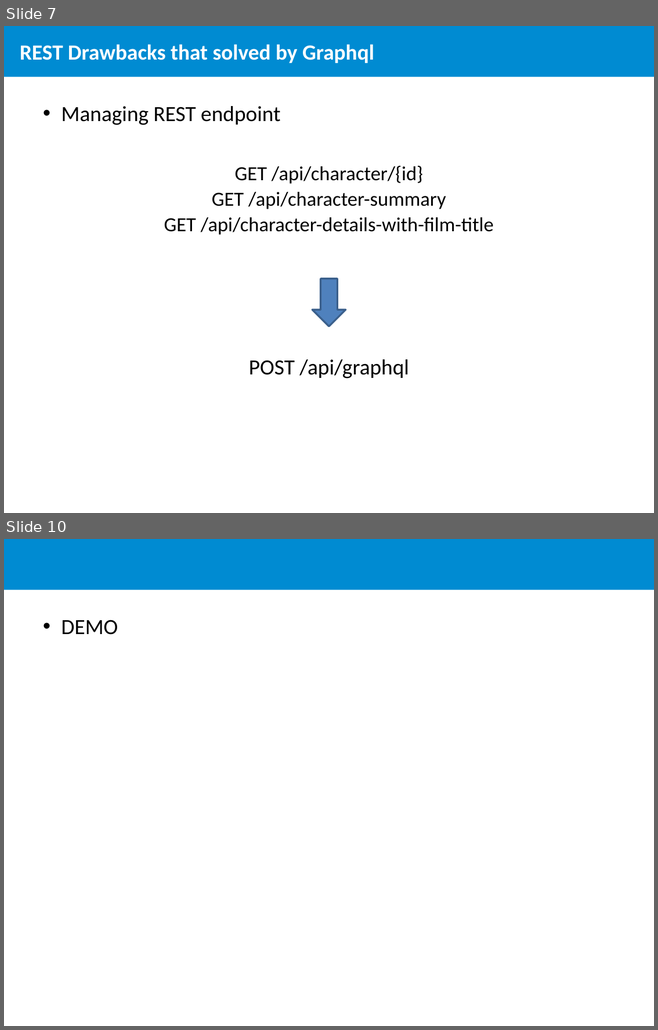
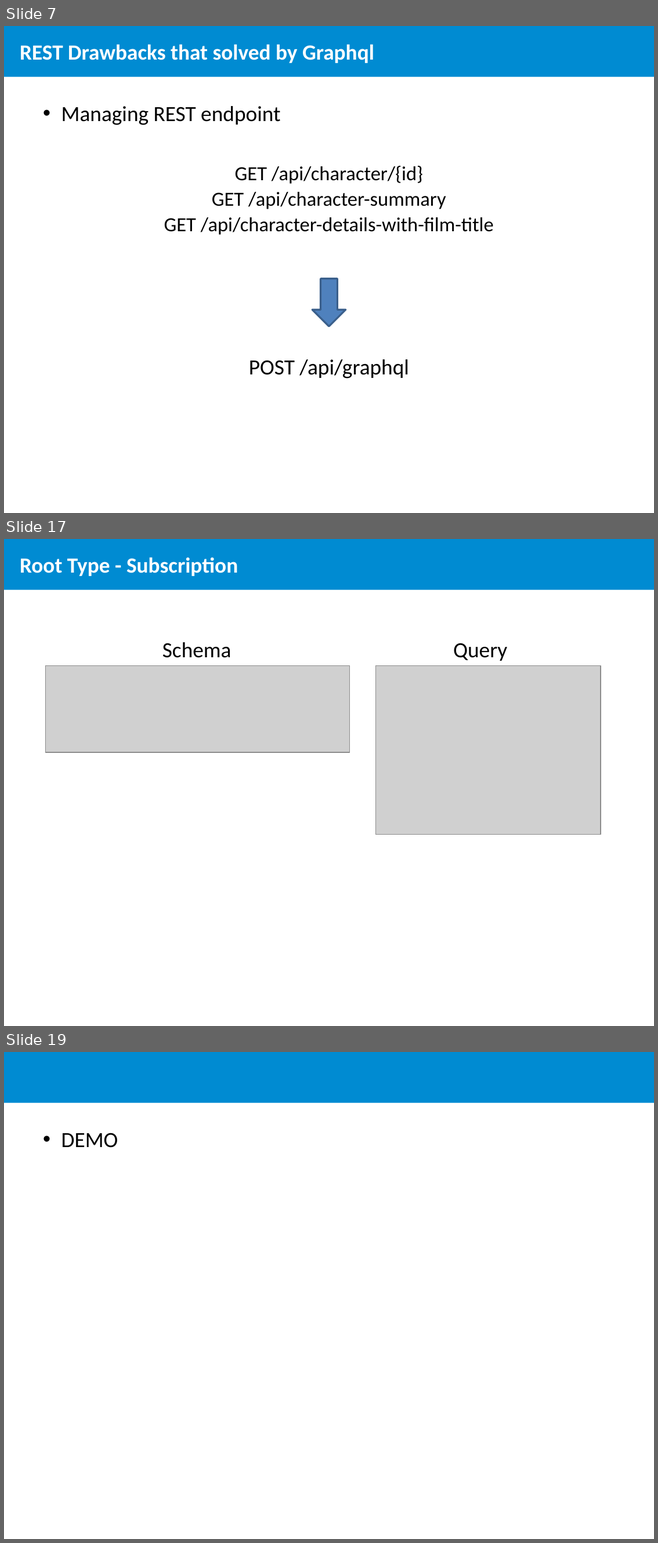
Before and after one commit to ElviraPratiwi/demoGraphql, a slide deck: Learn Graphql.pptx. Shown one above the other, each under a label of ours: slides 7 and 10 before the commit, slides 7, 17 and 19 after it; the slides between them are not shown. The pictures are 658x1030 and 658x1543 pixels, drawn with LibreOffice and Linux fonts; fonts in the diff are those of the drawing; grey boxes stand for pictures; background and template pictures are left out. Boxes give left, top, right and bottom in pixels: in the first picture for what was removed or moved away, otherwise in the second. Text is boxed around its words. In the diff, an @@ line names an element or a change of style, - is before the commit and + after.

```diff
--- a/Learn Graphql.pptx
+++ b/Learn Graphql.pptx
@@ slide 17 added at bbox=[4, 539, 654, 1026], background #FFFFFF; not listed: 1 template element that a slide beside it also shows @@
@@ title added at bbox=[20, 557, 238, 576], 24 pt, text #FFFFFF, bold @@
+Root Type - Subscription
@@ text added at bbox=[162, 642, 231, 658], 24 pt, text #000000 @@
+Schema
@@ text added at bbox=[453, 643, 507, 661], 24 pt, text #000000 @@
+Query
@@ picture added at bbox=[45, 665, 349, 752] @@
@@ picture added at bbox=[376, 665, 600, 835] @@
@@ what was slide 10 is now slide 19 @@
```
Also in this commit, not shown: 4 slides changed, 8 other slides added.
